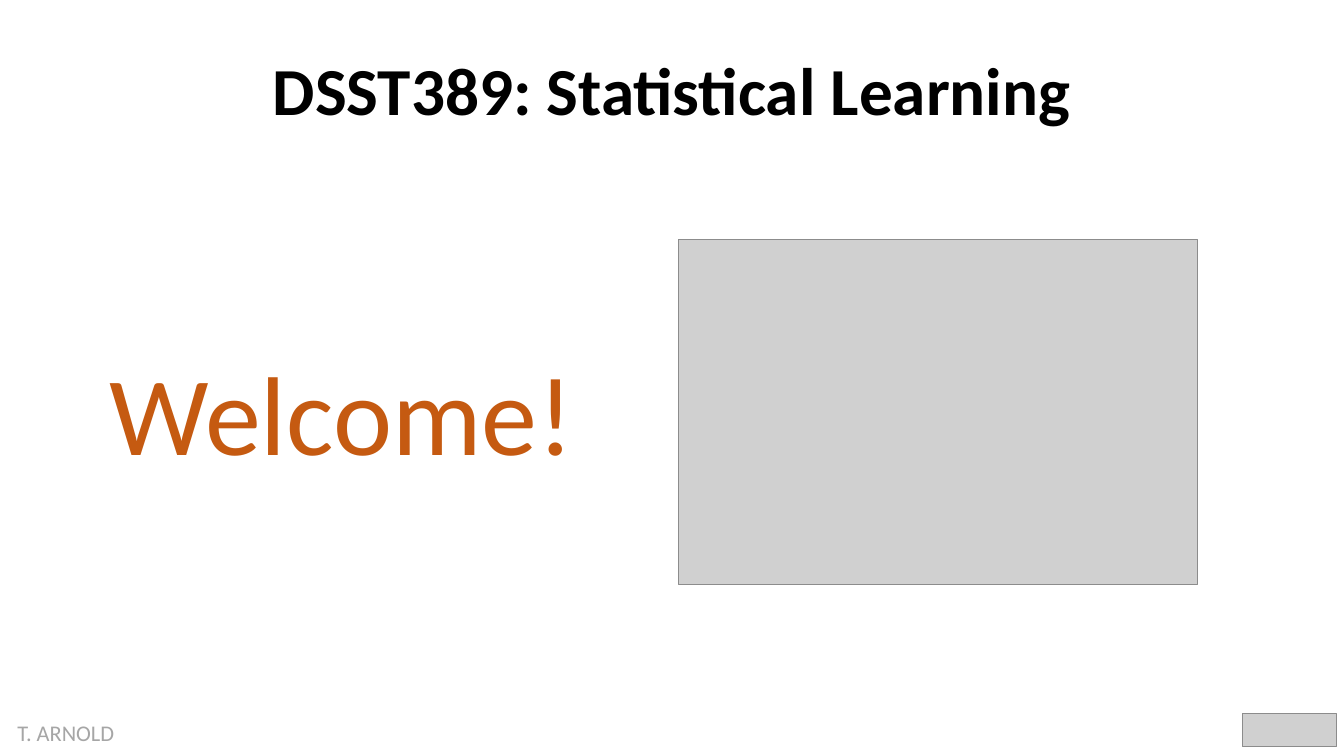
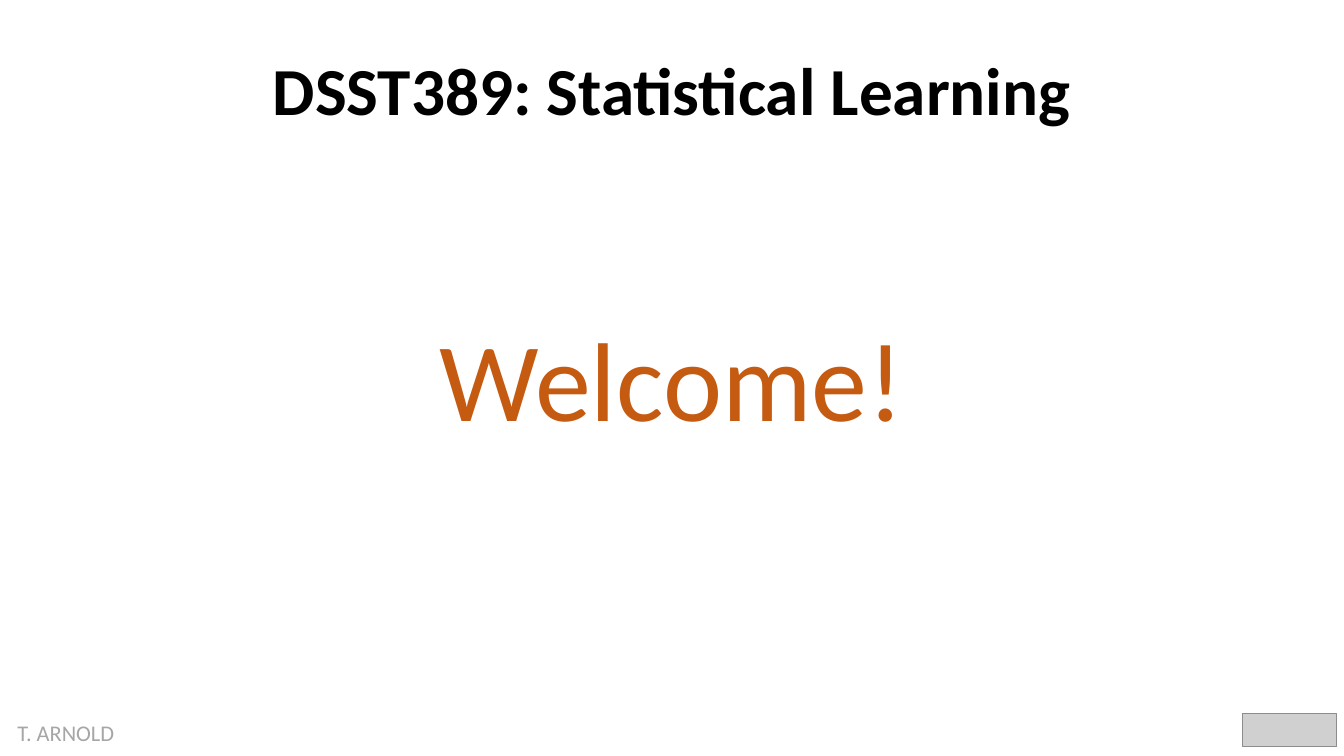
Before and after one commit to statsmaths/dsst389-s23, a slide deck: slide 1 of pslides/00_intro.pptx. Drawn at 1344x756 pixels with LibreOffice and Linux fonts; fonts in the diff are those of the drawing; grey boxes stand for pictures. Boxes give left, top, right and bottom in pixels: in the first picture for what was removed or moved away, otherwise in the second. Text is boxed around its words. In the diff, an @@ line names an element or a change of style, - is before the commit and + after.

```diff
--- a/pslides/00_intro.pptx
+++ b/pslides/00_intro.pptx
@@ picture removed at [680, 239, 1198, 585] @@
@@ text "Welcome!": place and size @@
-text "Welcome!" at [110, 377, 574, 456]
+text "Welcome!" at [440, 343, 904, 422]
```
Also in this commit, not shown: 2 other slides changed, 4 slides removed, 3 other files.
